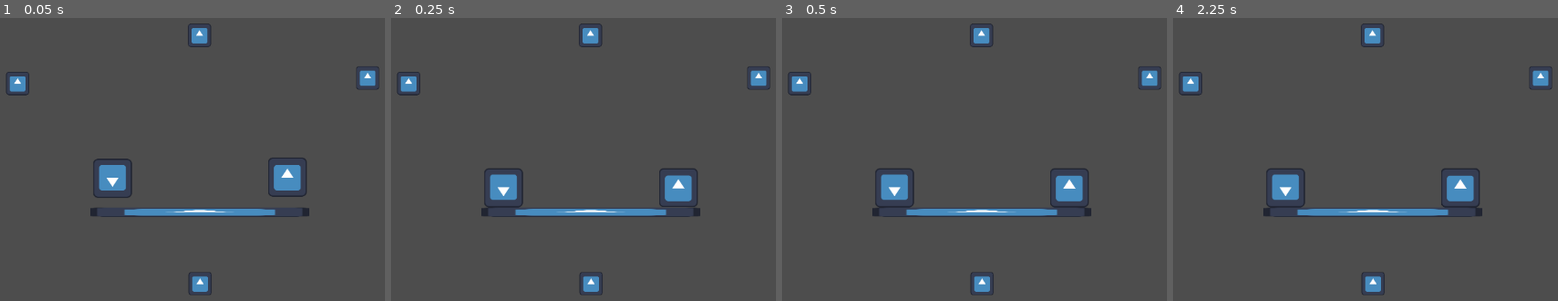
Above: before the commit, frames 1-4 (left to right).
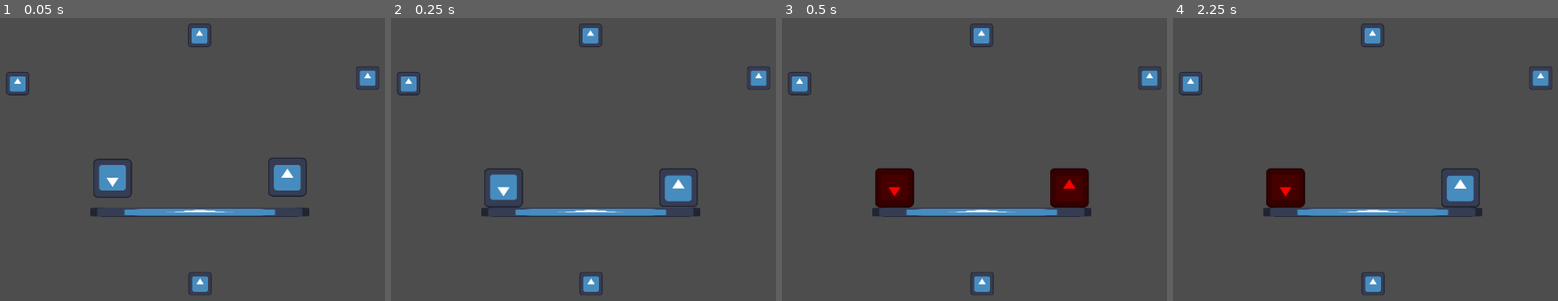
Above: after the commit, the same moments.

Repository: WellHiIGuess/Fight-Game
Game: Godot game, scene res://test.tscn
Same seed, same stepped clock (60 frames per second), same inputs: the game is played once before the commit and once after it. The engine's default icon, where the game draws it, is replaced by a stand-in: a white triangle on a blue panel in a dark square.
Inputs:
- Up to frame 1 (0.05 s): no input
- Up to frame 2 (0.25 s): no input
- Up to frame 3 (0.5 s): no input
- Up to frame 4 (2.25 s): tap Enter at 1.25 s; tap Space at 2 s

Frames 1-2 are identical in both runs. In frame 3, 2.8% of the frame differs, in the area x 24-80%, y 53-68%; in frame 4, 1.4%.

Commit message:
Added Time Slow ability

Diff:
--- a/HitArea.gd
+++ b/HitArea.gd
@@ -14,7 +14,7 @@
 
 # Called every frame. 'delta' is the elapsed time since the previous frame.
 func _process(delta):
-	if player.dashing && body_in_area != null:
+	if player.dashing && body_in_area != null && player.time_mult == 1.0:
 		body_in_area.hit_velocity = FORCE * player.direction.normalized()
 		player.hit_velocity = (FORCE / 2.0) * -player.direction.normalized()
 		player.dashing = false
--- a/Player.gd
+++ b/Player.gd
@@ -6,7 +6,6 @@
 	None,
 	SecondDash, # Done
 	Parry,
-	GroundSlam,
 	TimeSlow,
 	StunShot,
 	RadialShove,
--- a/PlayerBody.gd
+++ b/PlayerBody.gd
@@ -23,11 +23,21 @@
 # Special constants
 const PARRY_BUFFER = 1.0
 const PARRY_FORCE = 1400.0
+const PARRY_COOLDOWN = 2.0
+
+const TIME_STOP_BUFFER = 1.0
+const SLOWED_TIME_MULT = 0.25
+const TIME_STOP_COOLDOWN = 5.0
 
 # Special variables
 var parry_buffer = 0.0
+var parry_cooldown = -1.0
+
+var time_stop_buffer = 0.0
+var time_stop_cooldown = -1.0
 
 var direction: Vector2
+var time_mult = 1.0
 
 var hit_velocity: Vector2
 
@@ -58,6 +68,9 @@
 
 @export var wall_climb: WallClimb
 var climbing_wall = false
+
+@export var camera: Camera2D
+@export var other_player: Player
 
 func _enter_tree():
 	if special == Special.Random:
@@ -130,6 +143,7 @@
 		sprite.modulate.g = 1.0
 		sprite.modulate.b = 1.0
 
+	# PARRY
 	if parry_buffer > 0.0:
 		sprite.modulate.r = 0.0
 		sprite.modulate.g = 0.0
@@ -138,14 +152,31 @@
 		gravity = 0.0
 		direction = Vector2.ZERO
 		dash_stun = 0.0
-
-		parry_buffer -= delta
-	else:
-		sprite.modulate.r = 1.0
+		parry_cooldown = 0.0
+
+		parry_buffer -= delta * time_mult
+	elif parry_cooldown == 0.0:
+		parry_cooldown = PARRY_COOLDOWN
+
+	if special == Special.Parry && parry_cooldown > 0.0:
+		parry_cooldown -= delta * time_mult
+
+	# TIME STOP
+	if time_stop_buffer > 0.0:
+		camera.slow_time = true
+		time_stop_cooldown = 0.0
+		other_player.time_mult = SLOWED_TIME_MULT
+		time_stop_buffer -= delta * time_mult
+	elif time_stop_cooldown == 0.0:
+		time_stop_cooldown = TIME_STOP_COOLDOWN
+		other_player.time_mult = 1.0
+
+	if special == Special.TimeSlow && time_stop_cooldown > 0.0:
+		time_stop_cooldown -= delta * time_mult
+
+		sprite.modulate.r = 0.0
 		sprite.modulate.g = 1.0
-		sprite.modulate.b = 1.0
-
-		gravity = GRAVITY
+		sprite.modulate.b = 0.0
 
 	copy_wait -= delta
 
@@ -239,8 +270,11 @@
 					dash_buffered = false
 					DASH_SPEED -= 750
 			Special.Parry:
-				if parry_buffer <= 0.0:
+				if parry_buffer <= 0.0 && parry_cooldown <= 0.0:
 					parry_buffer = PARRY_BUFFER
+			Special.TimeSlow:
+				if time_stop_buffer <= 0.0 && time_stop_cooldown <= 0.0:
+					time_stop_buffer = TIME_STOP_BUFFER
 
 
 
@@ -255,20 +289,20 @@
 			DASH_SPEED = INIT_DASH_SPEED
 
 	if hit_velocity.x > 0.0:
-		hit_velocity.x -= 500.0 * delta
+		hit_velocity.x -= 500.0 * delta * time_mult
 		if hit_velocity.x < 0.0:
 			hit_velocity.x = 0.0
 	elif hit_velocity.x < 0.0:
-		hit_velocity.x += 500.0 * delta
+		hit_velocity.x += 500.0 * delta * time_mult
 		if hit_velocity.x > 0.0:
 			hit_velocity.x = 0.0
 
 	if hit_velocity.y > 0.0:
-		hit_velocity.y -= 500.0 * delta
+		hit_velocity.y -= 500.0 * delta * time_mult
 		if hit_velocity.y < 0.0:
 			hit_velocity.y = 0.0
 	elif hit_velocity.y < 0.0:
-		hit_velocity.y += 500.0 * delta
+		hit_velocity.y += 500.0 * delta * time_mult
 		if hit_velocity.y > 0.0:
 			hit_velocity.y = 0.0
 
@@ -287,6 +321,8 @@
 		if collision.get_collider() != null && collision.get_collider() is RigidBody2D && is_on_wall():
 			collision.get_collider().linear_velocity.x = velocity.x
 
+	velocity *= time_mult
+
 	move_and_slide()
 
-	position += hit_velocity * delta
+	position += hit_velocity * delta * time_mult
--- /dev/null
+++ b/camera.gd
@@ -0,0 +1,13 @@
+extends Camera2D
+
+var slow_time = false
+@export var rect: ColorRect
+
+func _process(delta):
+	if slow_time:
+		rect.material.shader = load("res://shaders/TimeStopMode.gdshader")
+	else:
+		rect.material.shader = load("res://shaders/NormalMode.gdshader")
+
+	slow_time = false
+	pass
--- a/player.tscn
+++ b/player.tscn
@@ -49,9 +49,6 @@
 [node name="CollisionShape2D" type="CollisionShape2D" parent="CharacterBody2D"]
 shape = SubResource("CircleShape2D_jrlxq")
 
-[node name="Camera2D" type="Camera2D" parent="CharacterBody2D"]
-visible = false
-
 [node name="HitArea" type="Area2D" parent="CharacterBody2D" node_paths=PackedStringArray("player")]
 script = ExtResource("4_v5jwa")
 player = NodePath("..")
--- a/project.godot
+++ b/project.godot
@@ -46,7 +46,7 @@
 }
 Special1={
 "deadzone": 0.5,
-"events": [Object(InputEventKey,"resource_local_to_scene":fa …(146 unchanged characters)… se,"keycode":0,"physical_keycode":4194327,"key_label":0,"unicode":0,"location":0,"echo":false,"script":null)
+"events": [Object(InputEventKey,"resource_local_to_scene":fa …(146 unchanged characters)… se,"keycode":0,"physical_keycode":4194328,"key_label":0,"unicode":0,"location":0,"echo":false,"script":null)
 , Object(InputEventJoypadButton,"resource_local_to_scene":false,"resource_name":"","device":0,"button_index":1,"pressure":0.0,"pressed":false,"script":null)
 ]
 }
@@ -129,6 +129,8 @@
 [layer_names]
 
 2d_physics/layer_2="Wall"
+2d_physics/layer_3="Player 1"
+2d_physics/layer_4="Player 2"
 
 [physics]
 
--- /dev/null
+++ b/shaders/NormalMode.gdshader
@@ -0,0 +1,18 @@
+shader_type canvas_item;
+
+uniform sampler2D screen_texture : hint_screen_texture, repeat_disable, filter_nearest;
+
+void vertex() {
+	// Called for every vertex the material is visible on.
+}
+
+void fragment() {
+	// Called for every pixel the material is visible on.
+	vec4 tex = texture(screen_texture, SCREEN_UV);
+	COLOR = tex;
+}
+
+//void light() {
+//	// Called for every pixel for every light affecting the CanvasItem.
+//	// Uncomment to replace the default light processing function with this one.
+//}
--- /dev/null
+++ b/shaders/TimeStopMode.gdshader
@@ -0,0 +1,26 @@
+shader_type canvas_item;
+
+uniform sampler2D screen_texture : hint_screen_texture, repeat_disable, filter_nearest;
+
+void vertex() {
+	// Called for every vertex the material is visible on.
+}
+
+void fragment() {
+	// Called for every pixel the material is visible on.
+	vec4 tex = texture(screen_texture, SCREEN_UV);
+	COLOR = vec4(tex.r, tex.g, tex.b, tex.a);
+
+	if (COLOR.r > 0.25) {
+		COLOR = vec4(tex.b, tex.g, tex.r, tex.a);
+	} else if (COLOR.b > 0.25) {
+		COLOR = vec4(tex.r, tex.b, tex.g, tex.a);
+	} else if (COLOR.g > 0.25) {
+		COLOR = vec4(tex.g, tex.r, tex.b, tex.a);
+	}
+}
+
+//void light() {
+//	// Called for every pixel for every light affecting the CanvasItem.
+//	// Uncomment to replace the default light processing function with this one.
+//}
--- /dev/null
+++ b/slam_collider.gd
@@ -0,0 +1,3 @@
+extends StaticBody2D
+
+@export var player: Player
--- a/test.tscn
+++ b/test.tscn
@@ -1,9 +1,14 @@
-[gd_scene load_steps=9 format=3 uid="uid://ektk85wbl6yu"]
+[gd_scene load_steps=12 format=3 uid="uid://ektk85wbl6yu"]
 
 [ext_resource type="Texture2D" uid="uid://b74ynluxn0x3l" path="res://icon.svg" id="1_15a8f"]
+[ext_resource type="Script" uid="uid://iphvbxg0swwv" path="res://camera.gd" id="1_g14j6"]
 [ext_resource type="PackedScene" uid="uid://wa3jj7dmxfhq" path="res://player.tscn" id="1_m58qc"]
+[ext_resource type="Shader" uid="uid://b1gafd5gwfmis" path="res://shaders/NormalMode.gdshader" id="1_ykrsh"]
 [ext_resource type="Script" uid="uid://cgc2v4ihjjwxa" path="res://DashArea.gd" id="3_776kd"]
 [ext_resource type="Script" uid="uid://cedvaaukrbffw" path="res://RespawnArea.gd" id="4_vkchw"]
+
+[sub_resource type="ShaderMaterial" id="ShaderMaterial_g14j6"]
+shader = ExtResource("1_ykrsh")
 
 [sub_resource type="CircleShape2D" id="CircleShape2D_kv44b"]
 radius = 64.0
@@ -19,14 +24,29 @@
 
 [node name="Node2D" type="Node2D"]
 
-[node name="Camera2D" type="Camera2D" parent="."]
+[node name="Camera2D" type="Camera2D" parent="." node_paths=PackedStringArray("rect")]
 zoom = Vector2(0.48, 0.48)
+script = ExtResource("1_g14j6")
+rect = NodePath("CanvasLayer/ColorRect")
+
+[node name="CanvasLayer" type="CanvasLayer" parent="Camera2D"]
+
+[node name="ColorRect" type="ColorRect" parent="Camera2D/CanvasLayer"]
+material = SubResource("ShaderMaterial_g14j6")
+offset_left = -1296.0
+offset_top = -757.0
+offset_right = 1325.0
+offset_bottom = 858.0
 
 [node name="Player" parent="." instance=ExtResource("1_m58qc")]
 position = Vector2(-287, 0)
 
-[node name="CharacterBody2D" parent="Player" index="1"]
-special = 2
+[node name="CharacterBody2D" parent="Player" index="1" node_paths=PackedStringArray("camera", "other_player")]
+collision_layer = 5
+collision_mask = 5
+camera = NodePath("../../Camera2D")
+other_player = NodePath("../../Player2/CharacterBody2D")
+special = 3
 player_num = "2"
 
 [node name="Sprite2D" parent="Player/CharacterBody2D" index="0"]
@@ -35,7 +55,12 @@
 [node name="Player2" parent="." instance=ExtResource("1_m58qc")]
 position = Vector2(288, -4)
 
-[node name="CharacterBody2D" parent="Player2" index="1"]
+[node name="CharacterBody2D" parent="Player2" index="1" node_paths=PackedStringArray("camera", "other_player")]
+collision_layer = 9
+collision_mask = 9
+camera = NodePath("../../Camera2D")
+other_player = NodePath("../../Player/CharacterBody2D")
+special = 2
 player_num = "1"
 
 [node name="CollisionShape2D" parent="Player2/CharacterBody2D" index="1"]
Not shown, added: camera.gd.uid
Not shown, added: shaders/NormalMode.gdshader.uid
Not shown, added: shaders/TimeStopMode.gdshader.uid
Not shown, added: slam_collider.gd.uid
Binary file added: triangle.png
Not shown, added: triangle.png.import
